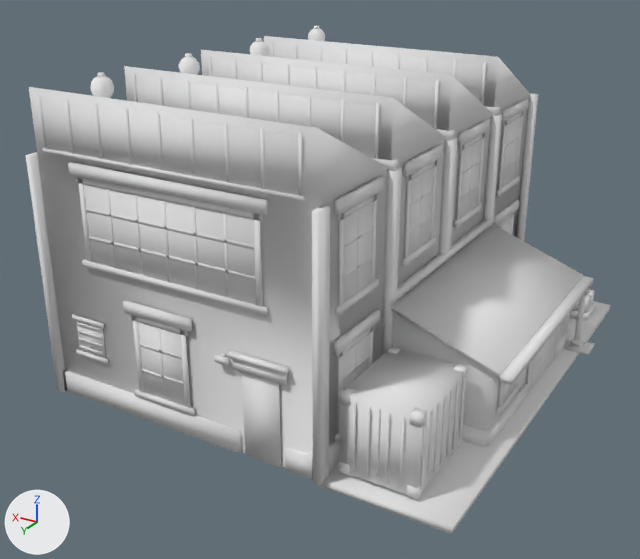
Renders of the glTF model price-of-everything-0.1/assets/supply_chain_3d/industrial_factory_lvl1_contour.glb from each side of a commit.
Before and after are seen from a 50 mm lens placed at (-0.515, 0.973, 0.567), pointed at (0.032, 0.062, 0.112). The lights are fixed; the arrows at lower left show +X, +Y and +Z. The picture after the commit comes second. Vertices at exactly the same position are counted once.

Objects in the first picture: 'industrial_factory_contour'.
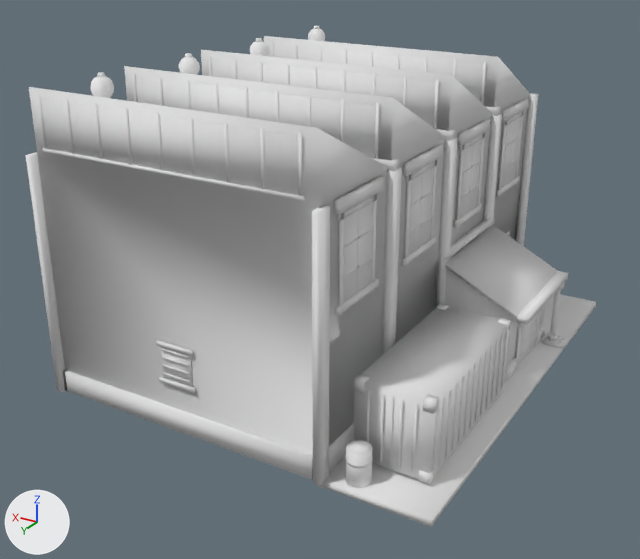
The newer file is also turned or shifted as a whole; pictures and numbers use the older file's frame.

What differs and where, as boxes [x1, y1, x2, y2] in the pictures (640 x 559 px; the box of a moved part takes in the faces that stretch with it):
'industrial_factory_contour', reshaped: before [26, 26, 611, 534]; after [26, 26, 596, 527]
part 1 of me_industrial_factory_contour, added: after [518, 313, 538, 366]
part 2 of me_industrial_factory_contour, added (mostly hidden): after [534, 309, 541, 347]
part 3 of me_industrial_factory_contour, added (mostly hidden): after [516, 322, 522, 369]
part 4 of me_industrial_factory_contour, added: after [537, 323, 546, 344]
part 5 of me_industrial_factory_contour, added: after [504, 358, 517, 381]
part 6 of me_industrial_factory_contour, added: after [517, 271, 568, 324]
part 7 of me_industrial_factory_contour, moved or reshaped: before [574, 295, 586, 340]; after [550, 290, 561, 335]
part 8 of me_industrial_factory_contour, moved or reshaped: before [584, 286, 590, 296]; after [558, 282, 565, 290]
part 9 of me_industrial_factory_contour, moved or reshaped: before [572, 338, 582, 346]; after [547, 332, 558, 340]
part 10 of me_industrial_factory_contour, moved or reshaped: before [566, 340, 595, 355]; after [542, 334, 570, 349]
part 11 of me_industrial_factory_contour, moved or reshaped: before [570, 342, 591, 351]; after [546, 336, 565, 344]
part 12 of me_industrial_factory_contour, added: after [354, 307, 509, 479]
part 13 of me_industrial_factory_contour, added: after [501, 328, 509, 390]
part 14 of me_industrial_factory_contour, added: after [496, 334, 504, 396]
part 15 of me_industrial_factory_contour, added: after [491, 339, 499, 402]
part 16 of me_industrial_factory_contour, added: after [486, 345, 494, 409]
part 17 of me_industrial_factory_contour, added: after [480, 351, 488, 415]
part 18 of me_industrial_factory_contour, deleted: before [68, 162, 596, 499]
part 19 of me_industrial_factory_contour, cut back: before [63, 217, 611, 534]; after [156, 217, 596, 527]
part 20 of me_industrial_factory_contour, moved or reshaped (mostly hidden): before [497, 213, 514, 234]; after [505, 231, 510, 236]

What changed in the scene script:
```text
Change me_industrial_factory_contour:
    remove me_industrial_factory_contour.from_pydata(...)  # 4156 vertices, 6508 faces; spans x -0.282..0.282, y -0.32..0.32, z 0.0..0.395
    add me_industrial_factory_contour.from_pydata(...)  # 3508 vertices, 5472 faces; spans x -0.248..0.282, y -0.32..0.32, z 0.0..0.395
    me_industrial_factory_contour part 1: a new loose piece, a box spanning x -0.2123..-0.211, y -0.1004..-0.0244, z 0.0081..0.0787, in mat_paint (white #e7e7e7)
    me_industrial_factory_contour part 2: a new loose piece, a box spanning x -0.2132..-0.2115, y -0.1045..-0.0963, z 0.0041..0.0828, in mat_paint (white #e7e7e7)
    me_industrial_factory_contour part 3: a new loose piece, a box spanning x -0.2132..-0.2115, y -0.0285..-0.0204, z 0.0041..0.0828, in mat_paint (white #e7e7e7)
    me_industrial_factory_contour part 4: a new loose piece, a box spanning x -0.2137..-0.2056, y -0.137..-0.1072, z 0.0081..0.0271, in mat_paint (white #e7e7e7)
    me_industrial_factory_contour part 5: a new loose piece, a box spanning x -0.2137..-0.2056, y -0.0176..0.0122, z 0.0081..0.0271, in mat_paint (white #e7e7e7)
    me_industrial_factory_contour part 6: a new loose piece, a box spanning x -0.2341..-0.2205, y -0.1438..0.019, z 0.0963..0.1045, in mat_paint (white #e7e7e7)
    me_industrial_factory_contour part 7: the loose piece of 16 vertices spanning x -0.265..-0.257, y -0.13..-0.122, z 0.008..0.096 is moved by (0.034, 0.0, 0.0)
    me_industrial_factory_contour part 8: the loose piece of 8 vertices spanning x -0.268..-0.254, y -0.133..-0.119, z 0.088..0.099 is moved by (0.034, 0.0, 0.0)
    me_industrial_factory_contour part 9: the loose piece of 8 vertices spanning x -0.267..-0.256, y -0.132..-0.121, z 0.01..0.02 is moved by (0.034, 0.0, 0.0)
    me_industrial_factory_contour part 10: the loose piece of 8 vertices spanning x -0.282..-0.252, y -0.141..-0.111, z 0.008..0.011 is moved by (0.034, 0.0, 0.0)
    me_industrial_factory_contour part 11: the loose piece of 8 vertices spanning x -0.277..-0.256, y -0.137..-0.115, z 0.009..0.012 is moved by (0.034, 0.0, 0.0)
    me_industrial_factory_contour part 12: a new loose piece, a box spanning x -0.22..-0.131, y 0.046..0.263, z 0.014..0.109, in mat_paint (white #e7e7e7)
    me_industrial_factory_contour part 13: a new loose piece, a box spanning x -0.2221..-0.2205, y 0.0521..0.0569, z 0.0204..0.1018, in mat_paint (white #e7e7e7)
    me_industrial_factory_contour part 14: a new loose piece, a box spanning x -0.2221..-0.2205, y 0.0688..0.0736, z 0.0204..0.1018, in mat_paint (white #e7e7e7)
    me_industrial_factory_contour part 15: a new loose piece, a box spanning x -0.2221..-0.2205, y 0.0855..0.0903, z 0.0204..0.1018, in mat_paint (white #e7e7e7)
    me_industrial_factory_contour part 16: a new loose piece, a box spanning x -0.2221..-0.2205, y 0.1022..0.107, z 0.0204..0.1018, in mat_paint (white #e7e7e7)
    me_industrial_factory_contour part 17: a new loose piece, a box spanning x -0.2221..-0.2205, y 0.1189..0.1237, z 0.0204..0.1018, in mat_paint (white #e7e7e7)
    me_industrial_factory_contour part 18: 116 loose pieces with 1064 vertices, spanning x -0.268..0.22, y -0.269..0.32, z 0.004..0.306, are deleted
    me_industrial_factory_contour part 19: 20 vertices moved from x -0.267..-0.113, y -0.286..0.311, z 0.0..0.164 to x -0.245..-0.113, y -0.286..0.311, z 0.0..0.164; 36 vertices removed from x -0.166..0.121, y 0.293..0.315, z 0.008..0.138; 296 vertices added at x -0.222..0.091, y 0.045..0.315, z 0.008..0.118
    me_industrial_factory_contour part 20: 32 vertices removed from x -0.118..-0.116, y -0.249..-0.174, z 0.034..0.145; 40 vertices added at x -0.118..-0.115, y -0.239..-0.185, z 0.061..0.113
    other edits to the shape of me_industrial_factory_contour do not show in these pictures
```
